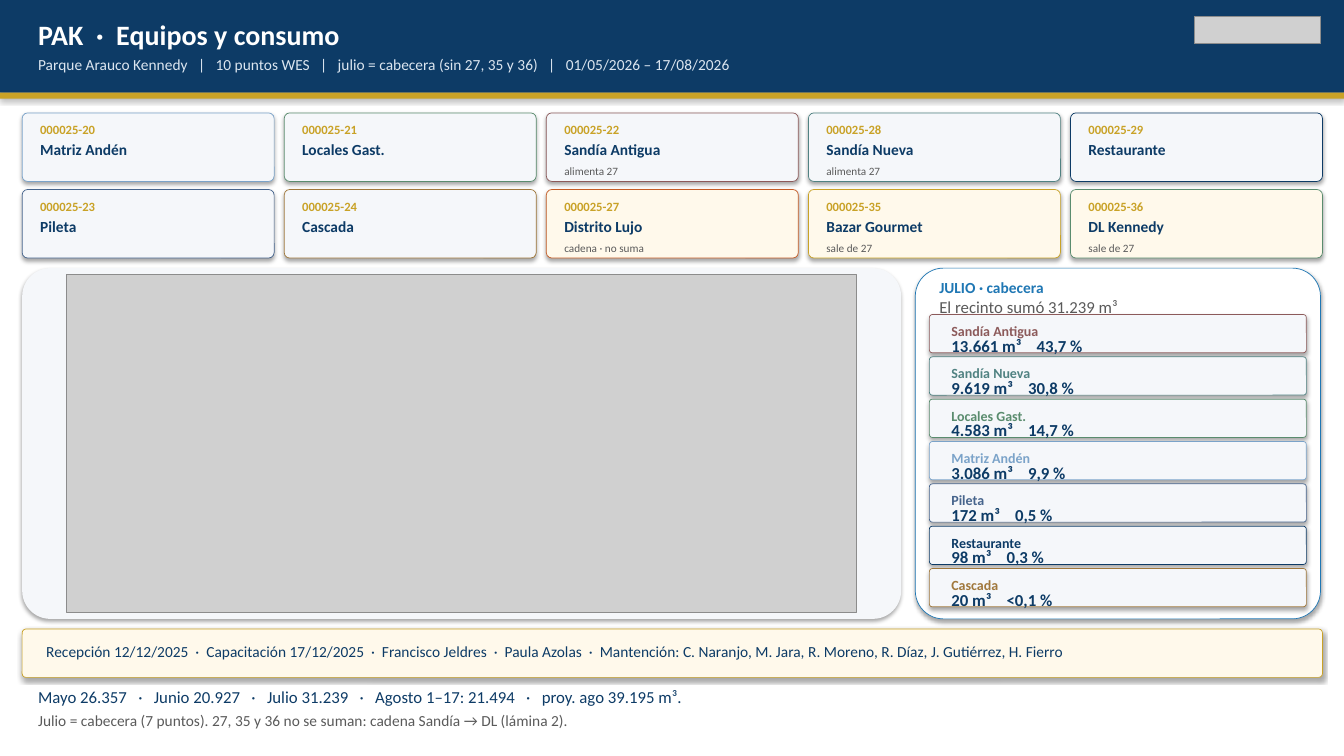
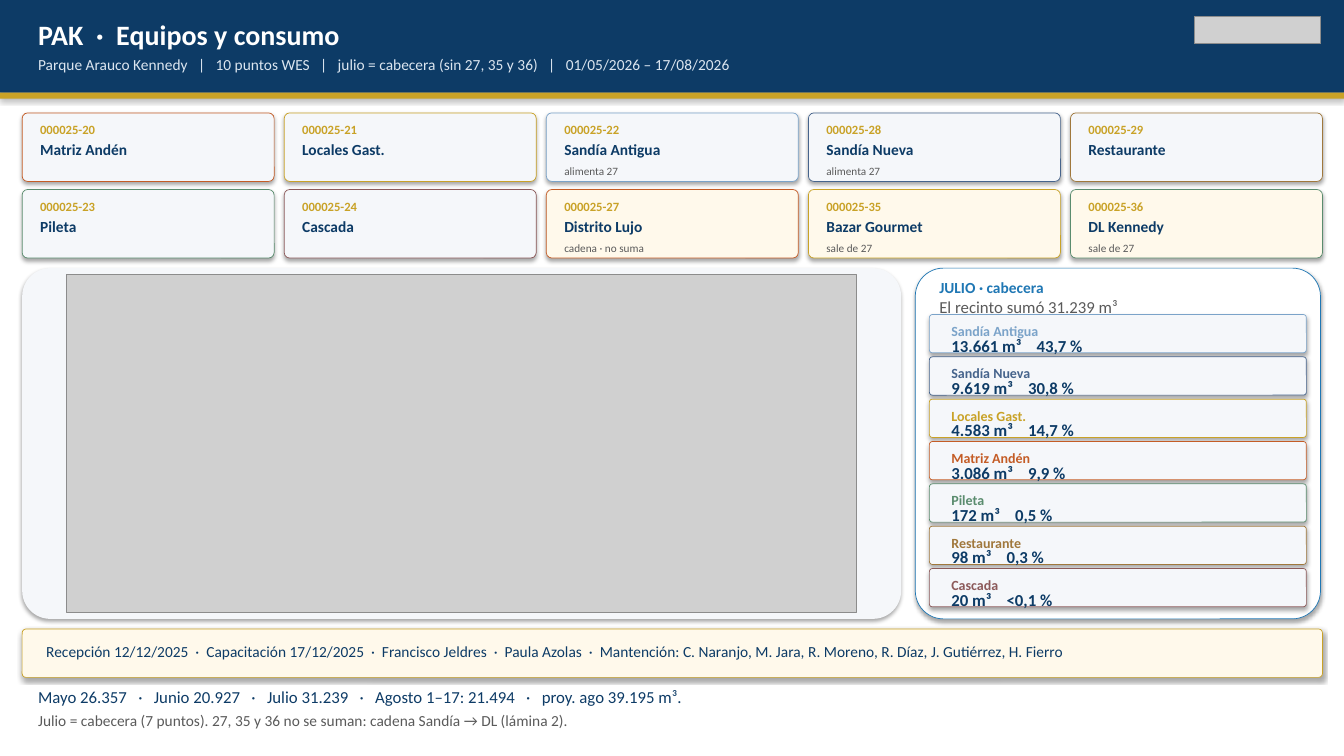
Before and after one commit to anibaloperacionesWes/wes-scripts, a slide deck: slide 13 of reports/Parque_Arauco/TMP_7MALLS/entrega_diego_anibal/Recorrido_ejecutivo_PA_MAE_20260817.pptx (slide 12 before the commit). Drawn at 1344x756 pixels with LibreOffice and Linux fonts; fonts in the diff are those of the drawing; grey boxes stand for pictures. Boxes give left, top, right and bottom in pixels: in the first picture for what was removed or moved away, otherwise in the second. Text is boxed around its words. In the diff, an @@ line names an element or a change of style, - is before the commit and + after.

```diff
--- a/reports/Parque_Arauco/TMP_7MALLS/entrega_diego_anibal/Recorrido_ejecutivo_PA_MAE_20260817.pptx
+++ b/reports/Parque_Arauco/TMP_7MALLS/entrega_diego_anibal/Recorrido_ejecutivo_PA_MAE_20260817.pptx
@@ rounded rectangle at (x1=22, y1=113, x2=274, y2=181): outline #7BA3C9 0.5 pt to #C45C26 0.5 pt @@
@@ rounded rectangle at (x1=284, y1=113, x2=536, y2=181): outline #5A8C6E 0.5 pt to #C9A227 0.5 pt @@
@@ rounded rectangle at (x1=546, y1=113, x2=799, y2=181): outline #8C5A5A 0.5 pt to #7BA3C9 0.5 pt @@
@@ rounded rectangle at (x1=809, y1=113, x2=1061, y2=181): outline #508282 0.5 pt to #46648C 0.5 pt @@
@@ rounded rectangle at (x1=1071, y1=113, x2=1323, y2=181): outline #0D3B66 0.5 pt to #A0783C 0.5 pt @@
@@ rounded rectangle at (x1=22, y1=190, x2=274, y2=258): outline #46648C 0.5 pt to #5A8C6E 0.5 pt @@
@@ rounded rectangle at (x1=284, y1=190, x2=536, y2=258): outline #A0783C 0.5 pt to #8C5A5A 0.5 pt @@
@@ rounded rectangle at (x1=930, y1=315, x2=1307, y2=353): outline #8C5A5A 0.5 pt to #7BA3C9 0.5 pt @@
@@ text "Sandía Antigua" at (x1=951, y1=326, x2=1038, y2=340): text colour #8C5A5A to #7BA3C9 @@
@@ rounded rectangle at (x1=930, y1=357, x2=1307, y2=395): outline #508282 0.5 pt to #46648C 0.5 pt @@
@@ text "Sandía Nueva" at (x1=951, y1=368, x2=1030, y2=382): text colour #508282 to #46648C @@
@@ rounded rectangle at (x1=930, y1=399, x2=1307, y2=438): outline #5A8C6E 0.5 pt to #C9A227 0.5 pt @@
@@ text "Locales Gast." at (x1=951, y1=411, x2=1026, y2=425): text colour #5A8C6E to #C9A227 @@
@@ rounded rectangle at (x1=930, y1=442, x2=1307, y2=480): outline #7BA3C9 0.5 pt to #C45C26 0.5 pt @@
@@ text "Matriz Andén" at (x1=951, y1=453, x2=1030, y2=467): text colour #7BA3C9 to #C45C26 @@
@@ rounded rectangle at (x1=930, y1=484, x2=1307, y2=522): outline #46648C 0.5 pt to #5A8C6E 0.5 pt @@
@@ text "Pileta" at (x1=951, y1=495, x2=984, y2=505): text colour #46648C to #5A8C6E @@
@@ rounded rectangle at (x1=930, y1=526, x2=1307, y2=565): outline #0D3B66 0.5 pt to #A0783C 0.5 pt @@
@@ text "Restaurante" at (x1=951, y1=539, x2=1021, y2=552): text colour #0D3B66 to #A0783C @@
@@ rounded rectangle at (x1=930, y1=569, x2=1307, y2=607): outline #A0783C 0.5 pt to #8C5A5A 0.5 pt @@
@@ text "Cascada" at (x1=951, y1=580, x2=998, y2=594): text colour #A0783C to #8C5A5A @@
```
Also in this commit, not shown: 4 other slides changed, 1 slide added, 3 other files.
